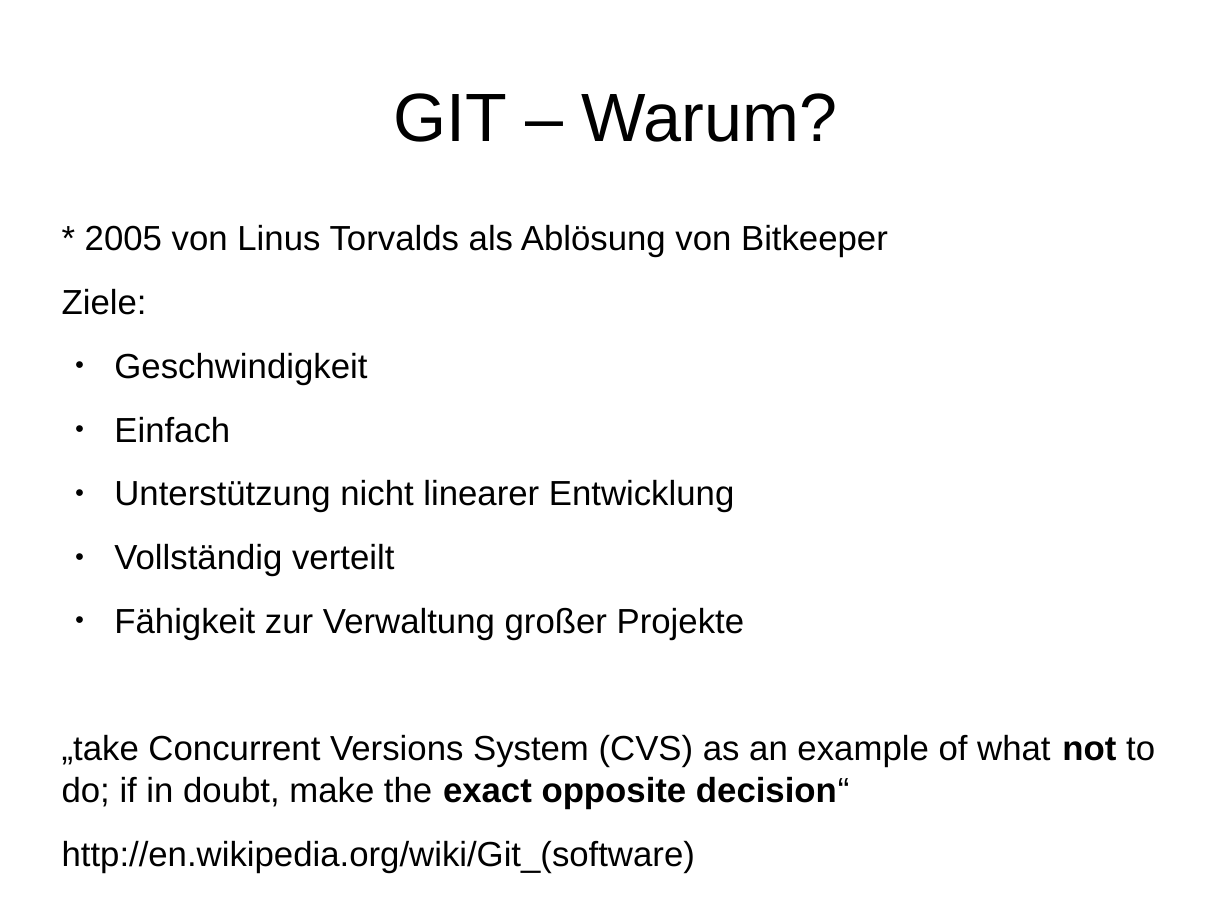
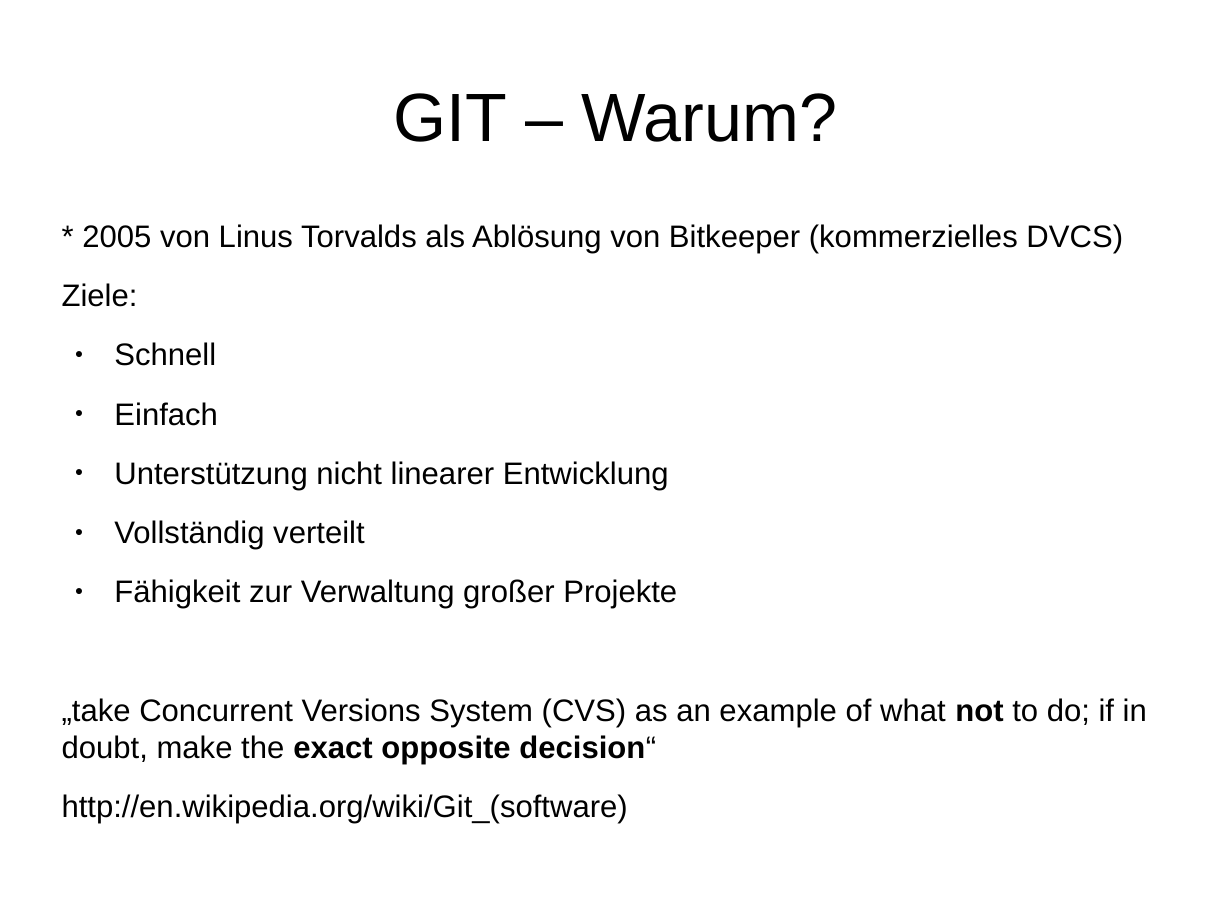
Before and after one commit to dhiller/presentations, a slide deck: slide 3 of Git Basics.odp. Drawn at 1232x924 pixels with LibreOffice and Linux fonts; fonts in the diff are those of the drawing. Boxes give left, top, right and bottom in pixels: in the first picture for what was removed or moved away, otherwise in the second. Text is boxed around its words. In the diff, an @@ line names an element or a change of style, - is before the commit and + after.

```diff
--- a/Git Basics.odp
+++ b/Git Basics.odp
@@ text at [82, 224, 1123, 253]: text changed; size 22.4 to 20 pt @@
-* 2005 von Linus Torvalds als Ablösung von Bitkeeper
+* 2005 von Linus Torvalds als Ablösung von Bitkeeper (kommerzielles DVCS)
@@ text at [62, 283, 1147, 824]: size 22.4 to 20 pt in "Ziele:", "Einfach", "Unterstützung nicht linearer Entwicklung", "Vollständig verteilt" and 3 more places @@
@@ text at [114, 342, 216, 366]: text changed; size 22.4 to 20 pt @@
-● Geschwindigkeit
+● Schnell
```
Also in this commit, not shown: 5 other slides changed, 1 slide added, 1 other file.
